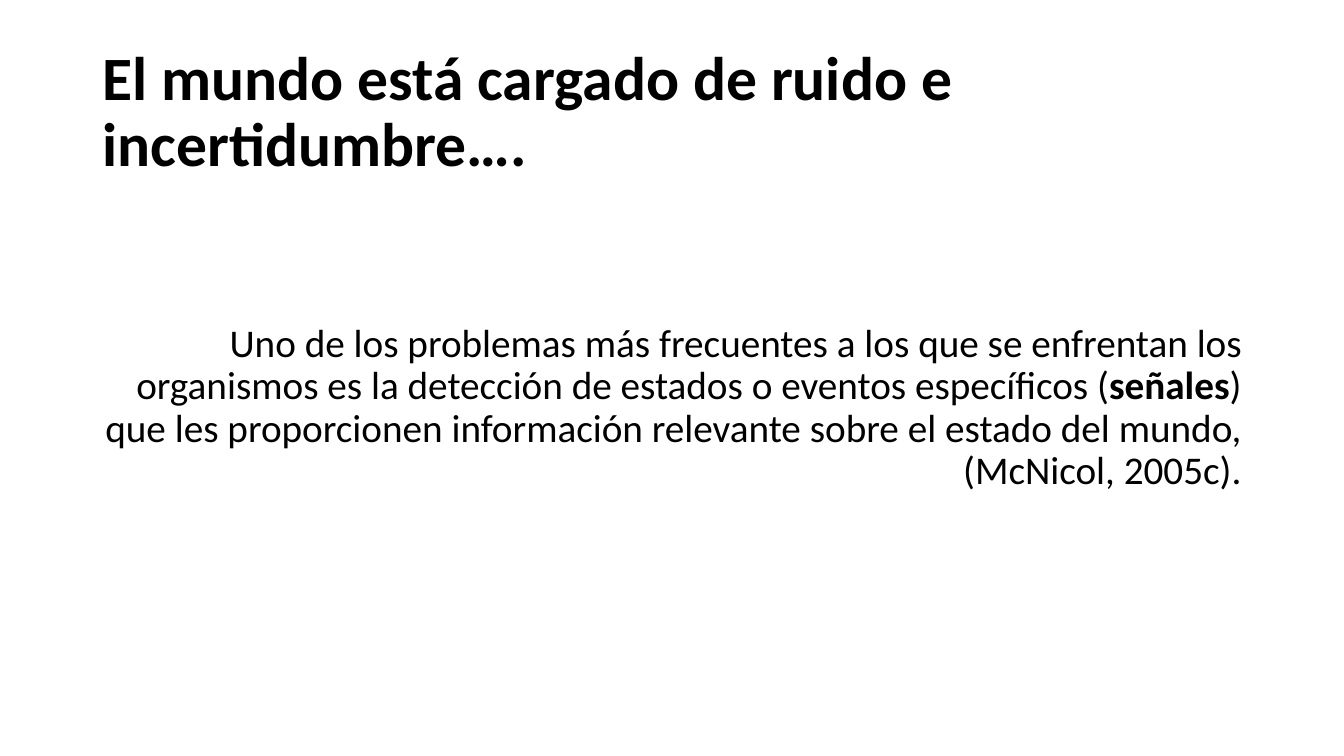
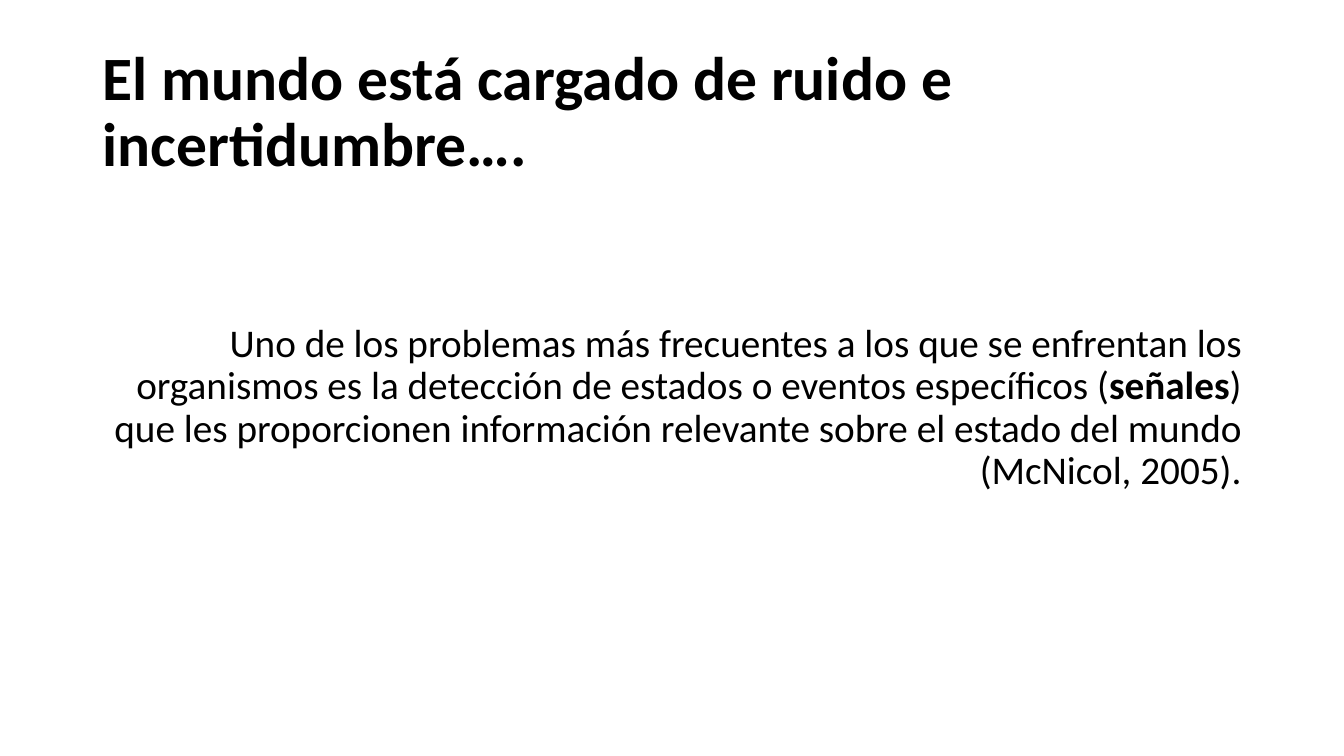
Before and after one commit to Adrifelcha/Adrifelcha, a slide deck: slide 3 of Tesis/Presentaciones/FINAL_Seminario.pptx. Drawn at 1344x756 pixels with LibreOffice and Linux fonts; fonts in the diff are those of the drawing. Boxes give left, top, right and bottom in pixels: in the first picture for what was removed or moved away, otherwise in the second. Text is boxed around its words. In the diff, an @@ line names an element or a change of style, - is before the commit and + after.

```diff
--- a/Tesis/Presentaciones/FINAL_Seminario.pptx
+++ b/Tesis/Presentaciones/FINAL_Seminario.pptx
@@ text at (114, 329, 1242, 490): text changed @@
-Uno de los problemas más frecuentes a los que se enfrentan los organismos es la detección de estados o eventos específicos (señales) que les proporcionen información relevante sobre el estado del mundo, (McNicol, 2005c).
+Uno de los problemas más frecuentes a los que se enfrentan los organismos es la detección de estados o eventos específicos (señales) que les proporcionen información relevante sobre el estado del mundo (McNicol, 2005).
```
Also in this commit, not shown: 13 other slides changed, 8 slides added, 17 slides removed, 1 other file.
